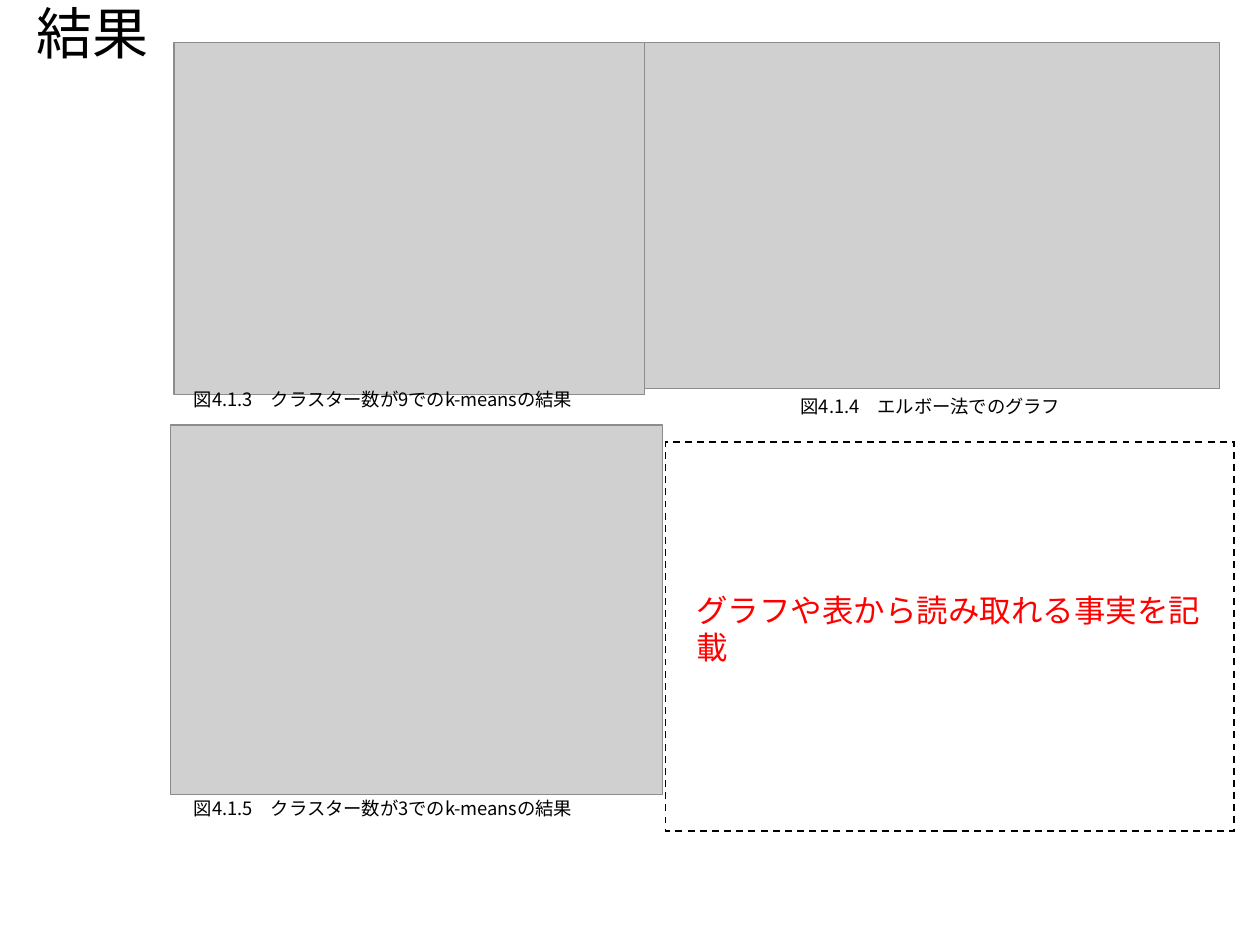
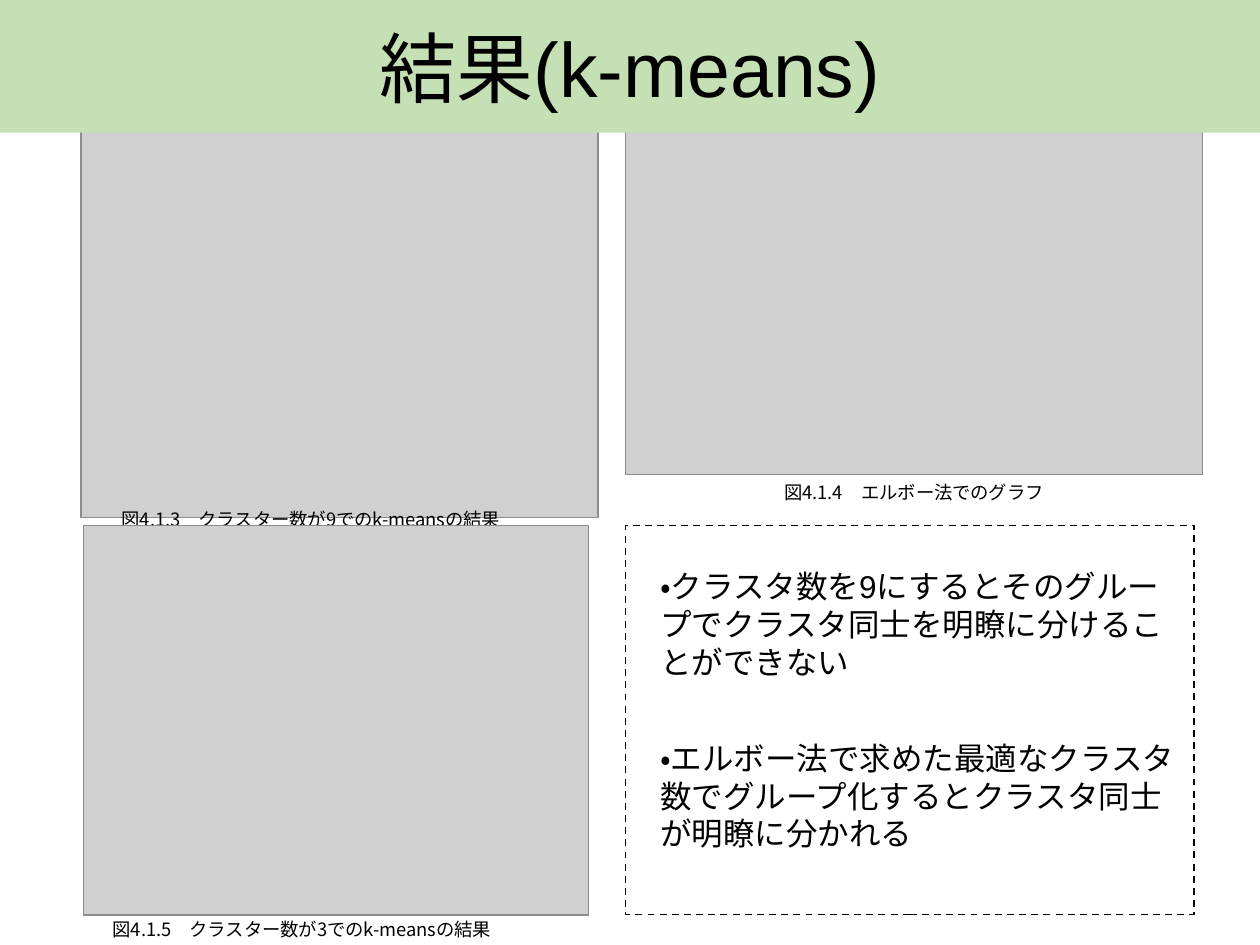
Before and after one commit to AT2032/Tokyo-University-of-Science, a slide deck: slide 11 of 学部3年/前期/学生実験/B1/プレゼン資料.pptx (slide 9 before the commit). Drawn at 1260x945 pixels with LibreOffice and Linux fonts; fonts in the diff are those of the drawing; grey boxes stand for pictures. Boxes give left, top, right and bottom in pixels: in the first picture for what was removed or moved away, otherwise in the second. Text is boxed around its words. In the diff, an @@ line names an element or a change of style, - is before the commit and + after.

```diff
--- a/学部3年/前期/学生実験/B1/プレゼン資料.pptx
+++ b/学部3年/前期/学生実験/B1/プレゼン資料.pptx
@@ rectangle "結果(k-means)": place and size @@
-rectangle "結果(k-means)" at (36, 7, 148, 59)
+rectangle "結果(k-means)" at (0, 0, 1260, 132)
@@ rectangle "結果(k-means)" at (0, 0, 1260, 132): vertical alignment top to middle; fill none to #C5E0B4 @@
@@ text in rectangle at (379, 32, 880, 113): text changed; size 32 to 44 pt @@
-結果
+結果(k-means)
@@ picture: place and size @@
-picture at (174, 43, 644, 396)
+picture at (81, 97, 597, 518)
@@ picture: place and size @@
-picture at (641, 43, 1218, 389)
+picture at (625, 129, 1202, 475)
@@ text "図4.1.4 エルボー法でのグラフ": place and size @@
-text "図4.1.4 エルボー法でのグラフ" at (801, 397, 1061, 415)
+text "図4.1.4 エルボー法でのグラフ" at (784, 483, 1044, 501)
@@ text "図4.1.3 クラスター数が9でのk-meansの結果" rewrapped from (194, 390, 572, 412) to (122, 510, 500, 526) @@
@@ picture: place and size @@
-picture at (170, 425, 663, 794)
+picture at (83, 525, 588, 915)
@@ rectangle: place and size @@
-rectangle at (665, 442, 1234, 832)
+rectangle at (625, 525, 1193, 915)
@@ text at (660, 571, 1159, 601): text changed; text colour #FF0000 to #000000 @@
-グラフや表から読み取れる事実を記載
+・クラスタ数を9にするとそのグループでクラスタ同士を明瞭に分けることができない
@@ text added at (660, 743, 1174, 848), 18 pt, text #000000 @@
+・エルボー法で求めた最適なクラスタ数でグループ化するとクラスタ同士が明瞭に分かれる
@@ text "図4.1.5 クラスター数が3でのk-meansの結果": place and size @@
-text "図4.1.5 クラスター数が3でのk-meansの結果" at (194, 799, 572, 817)
+text "図4.1.5 クラスター数が3でのk-meansの結果" at (113, 920, 491, 938)
```
Also in this commit, not shown: 7 other slides changed, 5 slides added, 3 slides removed, 1 other file.
